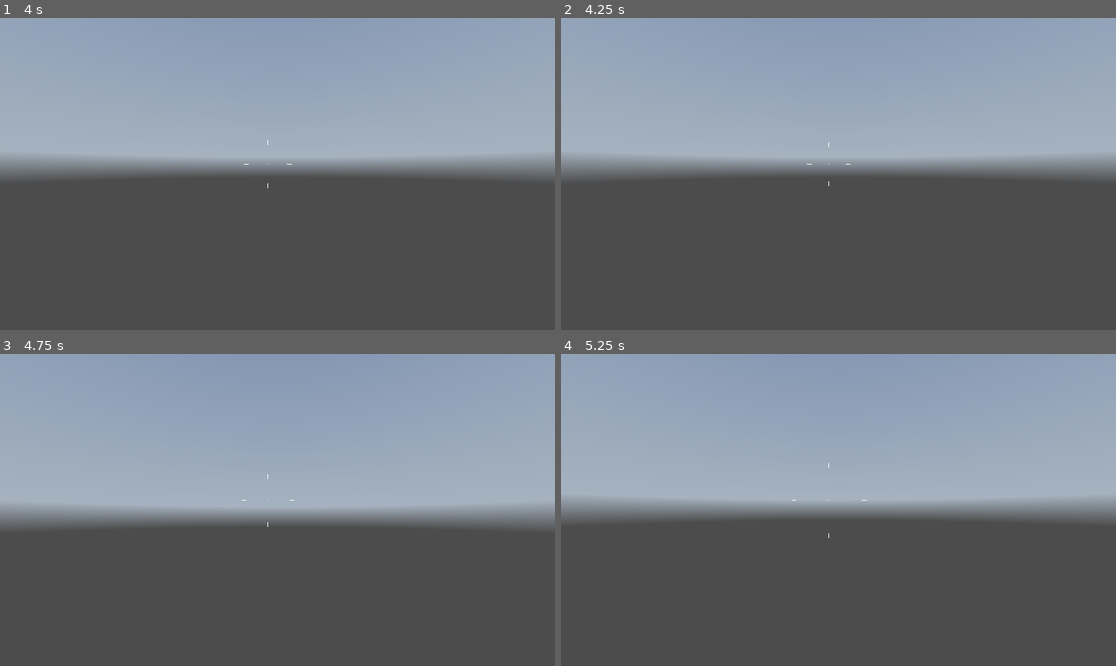
Above: before the commit, frames 1-4 (two rows, left to right).
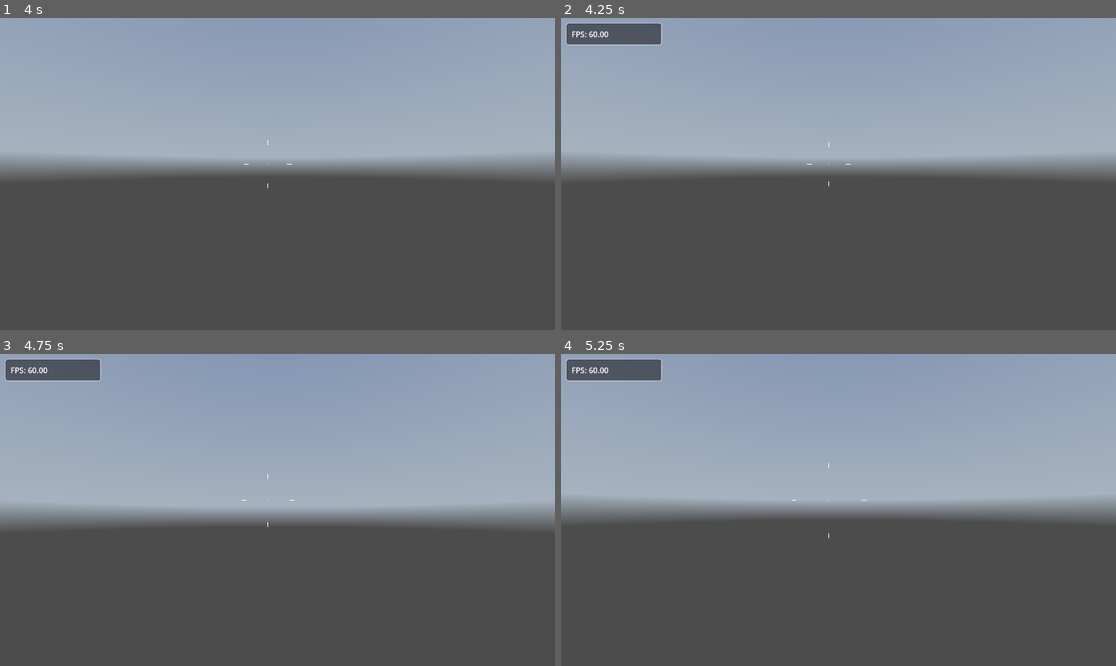
Above: after the commit, the same moments.

Repository: StayAtHomeDev-Git/FPS-Godot-Basic-Setup
Game: Godot game, scene res://levels/level_002.tscn
Same seed, same stepped clock (60 frames per second), same inputs: the game is played once before the commit and once after it. A sky picture missing from this copy of the repository is replaced by a grey-blue gradient.
Inputs (mouse positions are in pixels of both pictures, inside the frame that each line leads up to):
- Up to frame 1 (4 s): tap Enter at 0.5 s; move the mouse to (305, 174) at 0.52 s; hold C (crouch) 0.53-1.28 s; hold W (move_forward) from 0.53 s (still down); tap Space (jump) at 0.77, 1.52, 3.02, 3.77 s; move the mouse to (249, 174) at 1.27 s; tap C (crouch) at 1.35, 2.85 s; move the mouse to (288, 167) at 2.02 s; hold C (crouch) 2.03-2.78 s; move the mouse to (271, 180) at 2.77 s; move the mouse to (316, 177) at 3.52 s; hold C (crouch) from 3.53 s (still down)
- Up to frame 2 (4.25 s): keep holding W (move_forward); keep holding C (crouch); tap ` (debug, bound only after the commit) at 4.15 s
- Up to frame 3 (4.75 s): keep holding W (move_forward); move the mouse to (233, 506) at 4.27 s; release C (crouch) at 4.28 s; tap C (crouch) at 4.35 s; tap Space (jump) at 4.52 s
- Up to frame 4 (5.25 s): keep holding W (move_forward); tap Space (jump) at 5 s; move the mouse to (844, 510) at 5.02 s; hold C (crouch) from 5.03 s (still down)

Frame 1 is identical in both runs. In frame 2, 1.2% of the frame differs, in the area x 0-19%, y 1-9%; in frame 3, 1.2%; in frame 4, 1.2%.

Commit message:
E05 - terminé

Diff:
--- a/controllers/fps_controller.tscn
+++ b/controllers/fps_controller.tscn
@@ -1,8 +1,10 @@
-[gd_scene load_steps=10 format=3 uid="uid://c3ffql15mo0aj"]
+[gd_scene load_steps=12 format=3 uid="uid://c3ffql15mo0aj"]
 
 [ext_resource type="Script" path="res://controllers/scripts/fps_controller.gd" id="1_pgc1p"]
 [ext_resource type="Material" uid="uid://b4gwd5h7ixvct" path="res://materials/player.tres" id="2_gldw4"]
 [ext_resource type="Script" path="res://scripts/Reticle.gd" id="3_tgcuf"]
+[ext_resource type="Theme" uid="uid://bdkxky6ptohga" path="res://themes/debug.tres" id="4_xftu8"]
+[ext_resource type="Script" path="res://scripts/debug.gd" id="5_tkw17"]
 
 [sub_resource type="CapsuleShape3D" id="CapsuleShape3D_u6tj1"]
 
@@ -172,4 +174,21 @@
 points = PackedVector2Array(-5, 0, -15, 0)
 width = 2.0
 
+[node name="DebugPanel" type="PanelContainer" parent="UserInterface"]
+custom_minimum_size = Vector2(200, 0)
+layout_mode = 0
+offset_left = 10.0
+offset_top = 10.0
+offset_right = 210.0
+offset_bottom = 50.0
+theme = ExtResource("4_xftu8")
+script = ExtResource("5_tkw17")
+
+[node name="MarginContainer" type="MarginContainer" parent="UserInterface/DebugPanel"]
+layout_mode = 2
+
+[node name="VBoxContainer" type="VBoxContainer" parent="UserInterface/DebugPanel/MarginContainer"]
+unique_name_in_owner = true
+layout_mode = 2
+
 [connection signal="animation_started" from="AnimationPlayer" to="." method="_on_animation_player_animation_started"]
--- a/project.godot
+++ b/project.godot
@@ -18,6 +18,7 @@
 [display]
 
 window/size/always_on_top=true
+window/vsync/vsync_mode=0
 
 [input]
 
@@ -56,6 +57,11 @@
 "events": [Object(InputEventKey,"resource_local_to_scene":false,"resource_name":"","device":-1,"window_id":0,"alt_pressed":false,"shift_pressed":false,"ctrl_pressed":false,"meta_pressed":false,"pressed":false,"keycode":0,"physical_keycode":67,"key_label":0,"unicode":99,"echo":false,"script":null)
 ]
 }
+debug={
+"deadzone": 0.5,
+"events": [Object(InputEventKey,"resource_local_to_scene":false,"resource_name":"","device":-1,"window_id":0,"alt_pressed":false,"shift_pressed":false,"ctrl_pressed":false,"meta_pressed":false,"pressed":false,"keycode":0,"physical_keycode":96,"key_label":0,"unicode":178,"echo":false,"script":null)
+]
+}
 
 [rendering]
 
--- /dev/null
+++ b/scripts/debug.gd
@@ -0,0 +1,26 @@
+extends PanelContainer
+
+@onready var property_container = %VBoxContainer
+var property
+var frames_per_second : String
+# Called when the node enters the scene tree for the first time.
+func _ready():
+	visible = false
+	add_debug_property("FPS",frames_per_second)
+
+
+func _process(delta):
+	if visible:
+		frames_per_second = "%.2f" % (1.0/delta)
+		property.text = property.name + ": " + frames_per_second
+
+func _input(event):
+	if event.is_action_pressed("debug"):
+		visible = !visible
+
+
+func add_debug_property(title : String,value):
+	property = Label.new()
+	property_container.add_child(property)
+	property.name = title
+	property.text = property.name + value
--- /dev/null
+++ b/themes/debug.tres
@@ -0,0 +1,20 @@
+[gd_resource type="Theme" load_steps=2 format=3 uid="uid://bdkxky6ptohga"]
+
+[sub_resource type="StyleBoxFlat" id="StyleBoxFlat_21a1x"]
+bg_color = Color(0.0196078, 0, 0, 0.478431)
+border_width_left = 2
+border_width_top = 2
+border_width_right = 2
+border_width_bottom = 2
+border_color = Color(1, 1, 1, 0.286275)
+corner_radius_top_left = 5
+corner_radius_top_right = 5
+corner_radius_bottom_right = 5
+corner_radius_bottom_left = 5
+
+[resource]
+MarginContainer/constants/margin_bottom = 10
+MarginContainer/constants/margin_left = 10
+MarginContainer/constants/margin_right = 10
+MarginContainer/constants/margin_top = 10
+PanelContainer/styles/panel = SubResource("StyleBoxFlat_21a1x")
